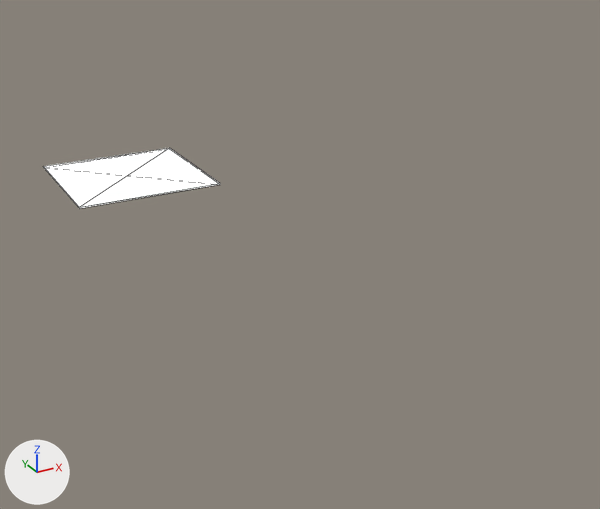
The glTF model tile30x30.glb: old version first, new version second.
Before and after are seen from a camera (50 mm lens) standing at (-4.4, -10.33, 3.79) and looking at (-0.29, -2.86, 0.06). The lights are fixed; the arrows at lower left show +X, +Y and +Z. Mesh edges are drawn as thin lines. Where no turn or scale is listed for an object, it has been applied to the vertices. Vertices at the same position are counted once.
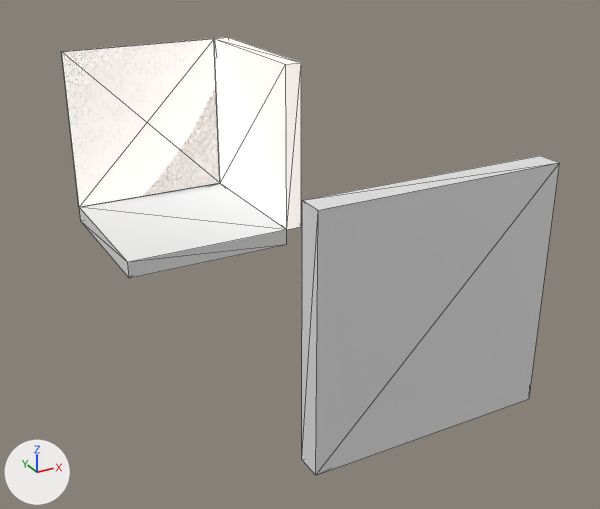
Where the newer file only moved an object's origin or applied its transform, the numbers keep the older frame.

Boxes (x1, y1, x2, y2) around the edits, measured in the pictures (600 x 509 px):
'Cube.003', added: after (302, 156, 560, 475)
'Cube.001', surface changed, mesh turned: before (43, 148, 220, 209); after (61, 38, 220, 207)
'Cube', added: after (214, 37, 301, 230)
'Cube.002', added: after (79, 183, 287, 278)
'Cube_001_geometry', added: after (62, 41, 220, 204)

Edits to the bpy script that builds the scene:
```text
Add img_tile2_1:
    img_tile2_1 = load_image('tile2_1', '_unpacked/tile2_1', 1400, 1400, 'sRGB')
Change mat_material_001:
    where n2 = _N.new('ShaderNodeTexImage'); n2.name = 'Image Texture'
    n2.image: img_pattern_1 -> img_tile2_1
Add mat_material:
    mat_material = bpy.data.materials.new('Material')
    # uses the picture img_pattern_1
Change me_cube_002:
    where me_cube_002.from_pydata(...)  # 8 vertices, 12 faces; spans x -2.0..0.0, y 0.0..2.0, z -0.02..0.0
    used by ob_cube_001; location = (0.0, 0.0, 0.0)
    me_cube_002 part 1: the whole mesh is turned 90 degrees about the x axis through the mesh origin
Add me_cube_001_geometry:
    me_cube_001_geometry.from_pydata(...)  # a box spanning x -2.0..0.0, y 0.0..0.02, z 0.0..2.0
    me_cube_001_geometry.materials.append(mat_material)
Add me_cube_004:
    me_cube_004.from_pydata(...)  # a box spanning x -2.0..0.0, y -6.2..-6.0, z 0.0..2.0
Add me_cube_003:
    me_cube_003.from_pydata(...)  # a box spanning x -2.0..0.0, y -2.0..0.0, z -0.2..0.0
Add me_cube_001:
    me_cube_001.from_pydata(...)  # a box spanning x 0.0..0.2, y -2.0..0.0, z 0.0..2.0
    me_cube_001.materials.append(mat_material_001)
Add ob_cube_001_geometry:
    ob_cube_001_geometry = bpy.data.objects.new('Cube_001_geometry', me_cube_001_geometry)
    ob_cube_001_geometry.location = (0.0, 0.0, 0.0)
Add ob_cube_003:
    ob_cube_003 = bpy.data.objects.new('Cube.003', me_cube_004)
    ob_cube_003.location = (0.0, 0.0, 0.0)
Add ob_cube_002:
    ob_cube_002 = bpy.data.objects.new('Cube.002', me_cube_003)
    ob_cube_002.location = (0.0, 0.0, 0.0)
Add ob_cube:
    ob_cube = bpy.data.objects.new('Cube', me_cube_001)
    ob_cube.location = (0.0, 0.0, 0.0)
```
